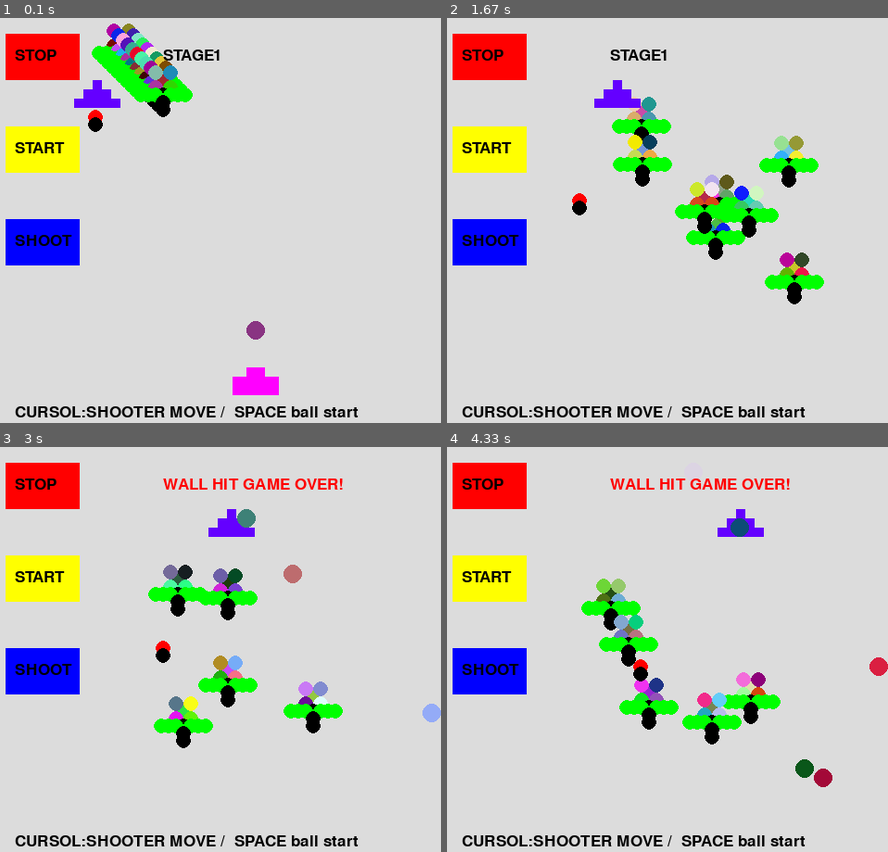
Above: before the commit, frames 1-4 (two rows, left to right).
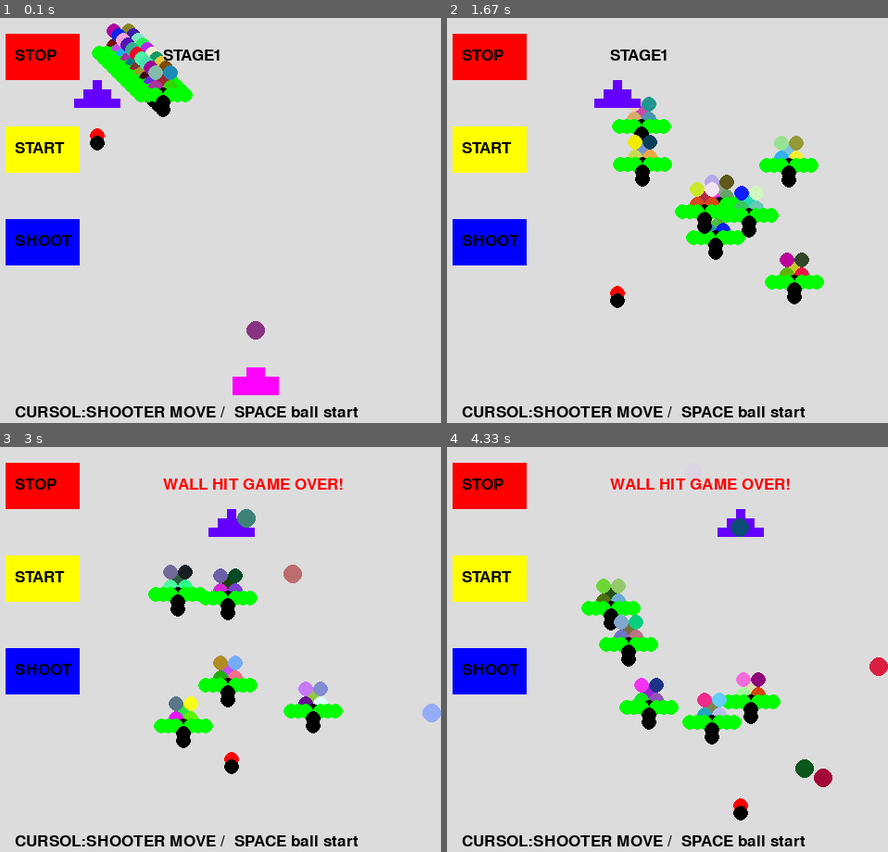
Above: after the commit, the same moments.

Repository: snc29654/pygame
Game: pygame game, started from invador_scenario.py
Same seed, same stepped clock (60 frames per second), same inputs: the game is played once before the commit and once after it.
Inputs:
- Up to frame 1 (0.1 s): no input
- Up to frame 2 (1.67 s): hold Right 0.33-0.8 s; hold Right 0.83-1.3 s; tap Space at 0.9, 1.2, 1.4 s; hold Left from 1.33 s (still down)
- Up to frame 3 (3 s): tap Space at 1.7, 1.97, 2.27, 2.4, 2.7 s; release Left at 1.87 s; hold Left 1.9-2.3 s; hold Right 2.33-2.97 s
- Up to frame 4 (4.33 s): hold Left 3-3.47 s; tap Space at 3.07, 3.37, 3.57, 3.87, 4.07 s; hold Right 3.5-3.97 s; hold Right from 4 s (still down)

The runs differ from the first frame. In frame 1, 0.3% of the frame differs, in the area x 19-24%, y 22-33%; in frame 2, 0.3%, in the area x 28-41%, y 43-72%; in frame 3, 0.3%; in frame 4, 0.3%.

Commit message:
敵の弾丸発射確率を戻す

Diff:
--- a/invador_scenario.py
+++ b/invador_scenario.py
@@ -336,8 +336,7 @@
             #大砲
             self.make_gun()
             self.make_dummy()
-            if((self.loop_count%2)==0):
-                self.dummy_move()
+            self.dummy_move()
 
 
 
